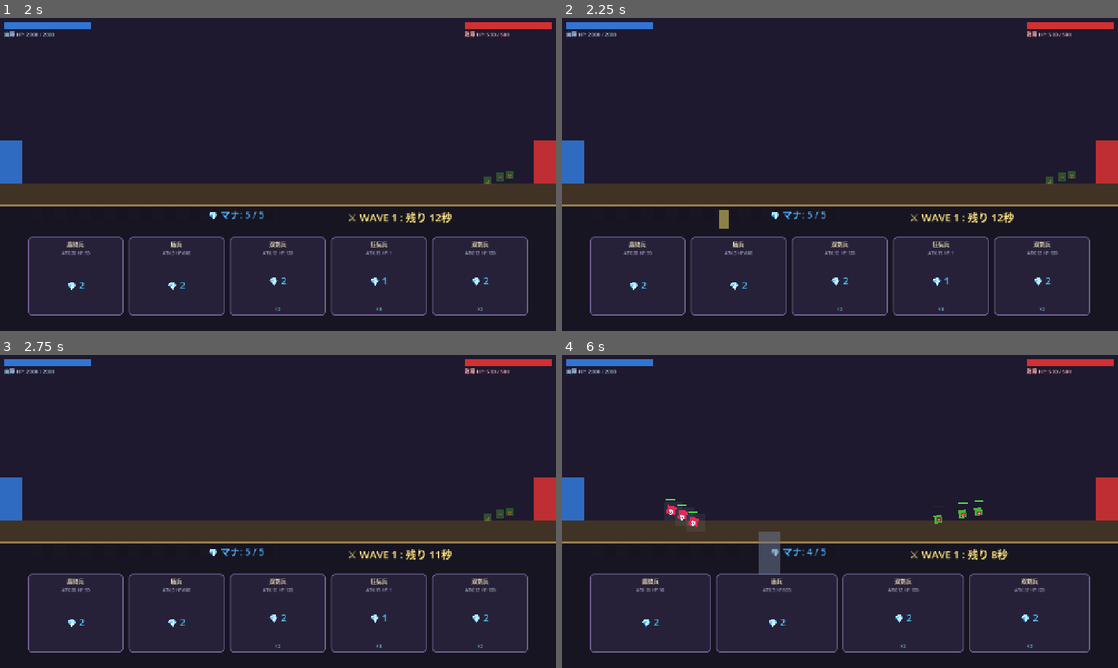
Above: before the commit, frames 1-4 (two rows, left to right).
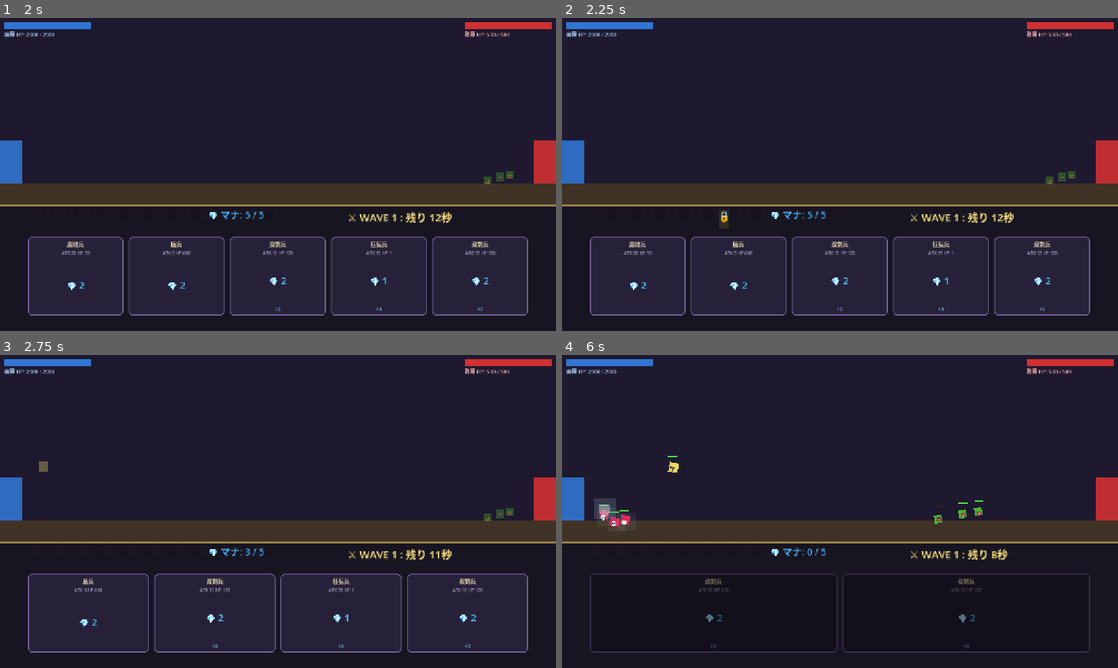
Above: after the commit, the same moments.

Repository: kumasan007/epic-line
Game: Godot game, scene res://Scenes/TitleScreen.tscn
Same seed, same stepped clock (60 frames per second), same inputs: the game is played once before the commit and once after it.
Inputs (mouse positions are in pixels of both pictures, inside the frame that each line leads up to):
- Up to frame 1 (2 s): click "ゲーム開始" at 0.5 s; click "⚔️ Battle" at 1.25 s
- Up to frame 2 (2.25 s): tap Enter at 2 s; drag from (639, 274) to (895, 105) at 2.02 s
- Up to frame 3 (2.75 s): no input
- Up to frame 4 (6 s): drag from (739, 611) to (812, 574) at 2.77 s; move the mouse to (840, 611) at 3.52 s; click (840, 611) at 3.67 s; drag from (940, 611) to (673, 464) at 4.27 s; drag from (650, 611) to (867, 511) at 5.02 s; drag from (778, 611) to (756, 433) at 5.77 s

Frame 1 is identical in both runs. In frame 2, 0.1% of the frame differs, in the area x 28-30%, y 61-68%; in frame 3, 1.9%; in frame 4, 23%, in the area x 5-95%, y 32-96%.

Commit message:
feat: add BattleField and UILayer scripts.

Diff:
--- a/Scripts/BattleField.gd
+++ b/Scripts/BattleField.gd
@@ -501,12 +501,14 @@
 		match card.card_type:
 			CardData.CardType.UNIT:
 				var count = card.summon_count
-				print("[BattleField] ユニット '%s' ×%d を位置 %.0f に配置！(1秒後に実体化)" % [card.card_name, count, target_pos_x])
+				print("[BattleField] ユニット '%s' ×%d を拠点から召喚！(1秒後に実体化)" % [card.card_name, count])
 				for i in range(count):
 					var offset_x = 0.0
 					if count > 1:
 						offset_x = (i - (count - 1) / 2.0) * 25.0  # 中心から±25pxずつ散開
-					var spawn_x = clampf(target_pos_x + offset_x, PLAYER_BASE_X, 640.0)
+					# ★どこにドロップしても必ず自陣拠点付近から出現する★
+					# target_pos_x（ドロップ場所）は無視し、PLAYER_BASE_Xを基準にする
+					var spawn_x = PLAYER_BASE_X + 30.0 + offset_x
 					var unit = spawn_unit(BaseUnit.Team.PLAYER, spawn_x, card.get_unit_stats(), true)
 					unit.enemy_base_x = ENEMY_BASE_X
 
--- a/Scripts/UILayer.gd
+++ b/Scripts/UILayer.gd
@@ -109,14 +109,19 @@
 		if event is InputEventMouseMotion:
 			if dragging_ghost:
 				dragging_ghost.global_position = event.position - dragging_ghost.size / 2
-				# 戦場エリア（Y<420）に入った時のみゾーン判定。UIエリアは常に有効
 				if deck_manager and dragging_slot_index < deck_manager.hand.size():
 					var card = deck_manager.hand[dragging_slot_index]
 					var in_battle_area = event.position.y < 420.0
-					var zone_valid = not in_battle_area or _is_valid_drop_zone(event.position.x, event.position.y, card)
+					# ★ ユニットカードは「拠点固定召喚」なので戦場エリアならどこでも有効
+					# スペルカードはドロップ位置が効果位置になるので従来通りゾーン制限あり
+					var zone_valid: bool
+					if card.card_type == CardData.CardType.UNIT:
+						zone_valid = in_battle_area  # 戦場上(Y<420)ならOK
+					else:
+						zone_valid = not in_battle_area or _is_valid_drop_zone(event.position.x, event.position.y, card)
 
 					if zone_valid:
-						# 有効: カード果色で半透明表示
+						# 有効: 通常の半透明表示
 						dragging_ghost.modulate = Color(1.0, 1.0, 1.0, 0.55)
 						if drag_invalid_label:
 							drag_invalid_label.visible = false
@@ -132,11 +137,18 @@
 						drag_invalid_label.visible = true
 		elif event is InputEventMouseButton and event.button_index == MOUSE_BUTTON_LEFT and not event.pressed:
 			var drop_pos = event.global_position
-			# 戦場エリア（Y < 420）かつゾーン制限をクリアした場合のみ発動
+			# 戦場エリア（Y < 420）へのドロップのみ処理
 			if drop_pos.y < 420.0:
 				if deck_manager and dragging_slot_index < deck_manager.hand.size():
 					var card = deck_manager.hand[dragging_slot_index]
-					if _is_valid_drop_zone(drop_pos.x, drop_pos.y, card):
+					# ★ ユニットカードは戦場エリアならどこでも召喚発動OK（拠点固定なので場所は関係ない）
+					# スペルカードはドロップ位置（target_pos_x）が効果の着弾点になるのでゾーン制限を維持
+					var can_use: bool
+					if card.card_type == CardData.CardType.UNIT:
+						can_use = true
+					else:
+						can_use = _is_valid_drop_zone(drop_pos.x, drop_pos.y, card)
+					if can_use:
 						if battlefield_ref and battlefield_ref.has_method("request_use_card"):
 							battlefield_ref.request_use_card(dragging_slot_index, drop_pos.x)
 
